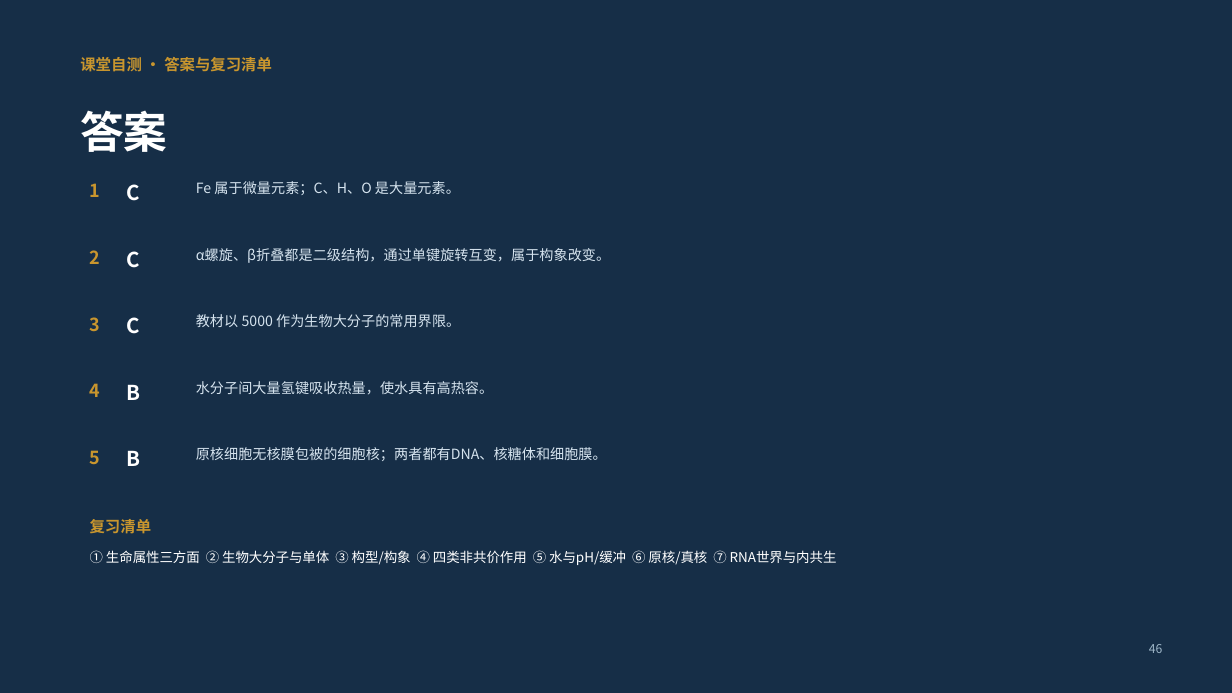
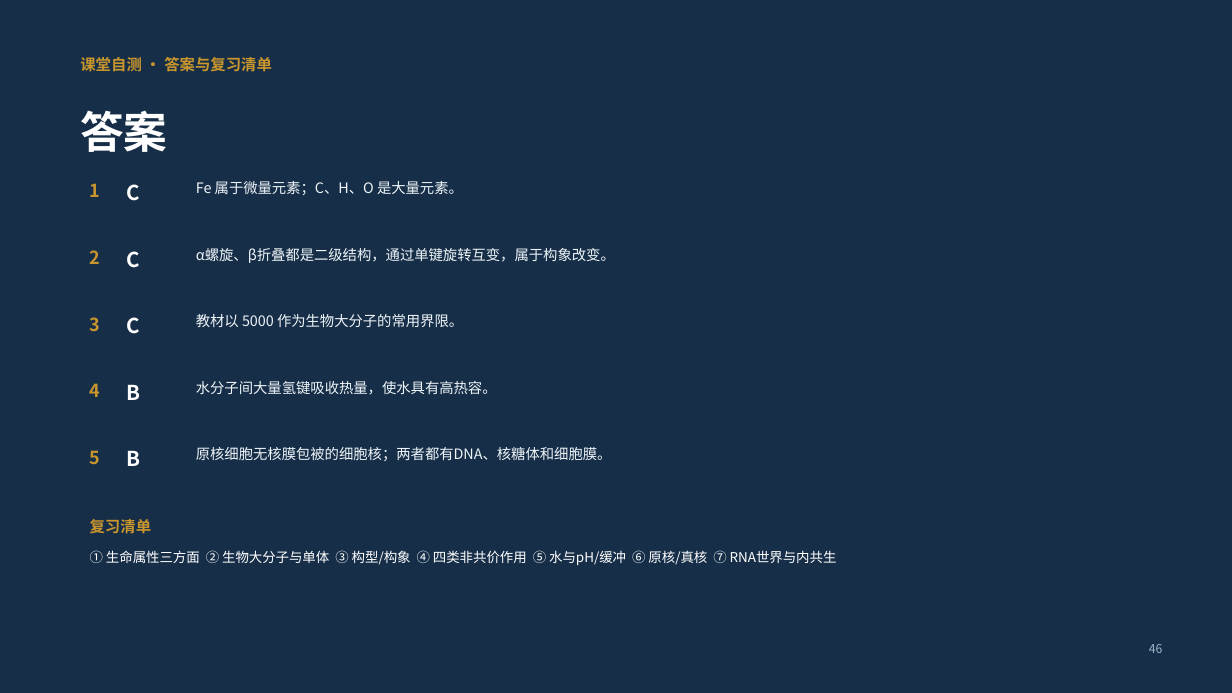
Before and after one commit to newkan-li/Biochemistry, a slide deck: slide 46 of downloads/bc01-original-style.pptx. Drawn at 1232x693 pixels with LibreOffice and Linux fonts; fonts in the diff are those of the drawing. Boxes give left, top, right and bottom in pixels: in the first picture for what was removed or moved away, otherwise in the second. Text is boxed around its words. In the diff, an @@ line names an element or a change of style, - is before the commit and + after.

```diff
--- a/downloads/bc01-original-style.pptx
+++ b/downloads/bc01-original-style.pptx
@@ size 11 to 11.2 pt, text colour #D5E3EE to #EEF4F8 in 5 elements at (x1=196, y1=181, x2=463, y2=195), (x1=196, y1=248, x2=615, y2=263), (x1=196, y1=314, x2=463, y2=327), (x1=196, y1=381, x2=497, y2=394), (x1=196, y1=447, x2=612, y2=461) @@
```
Also in this commit, not shown: 14 other slides changed, 55 other files.
